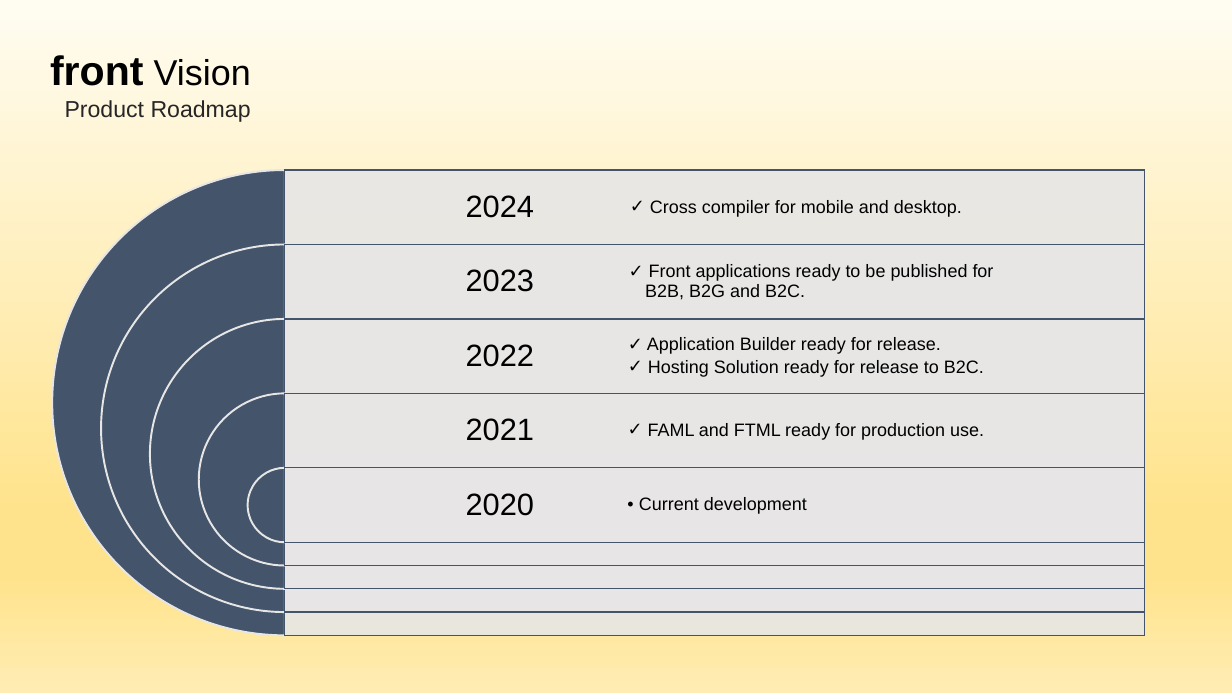
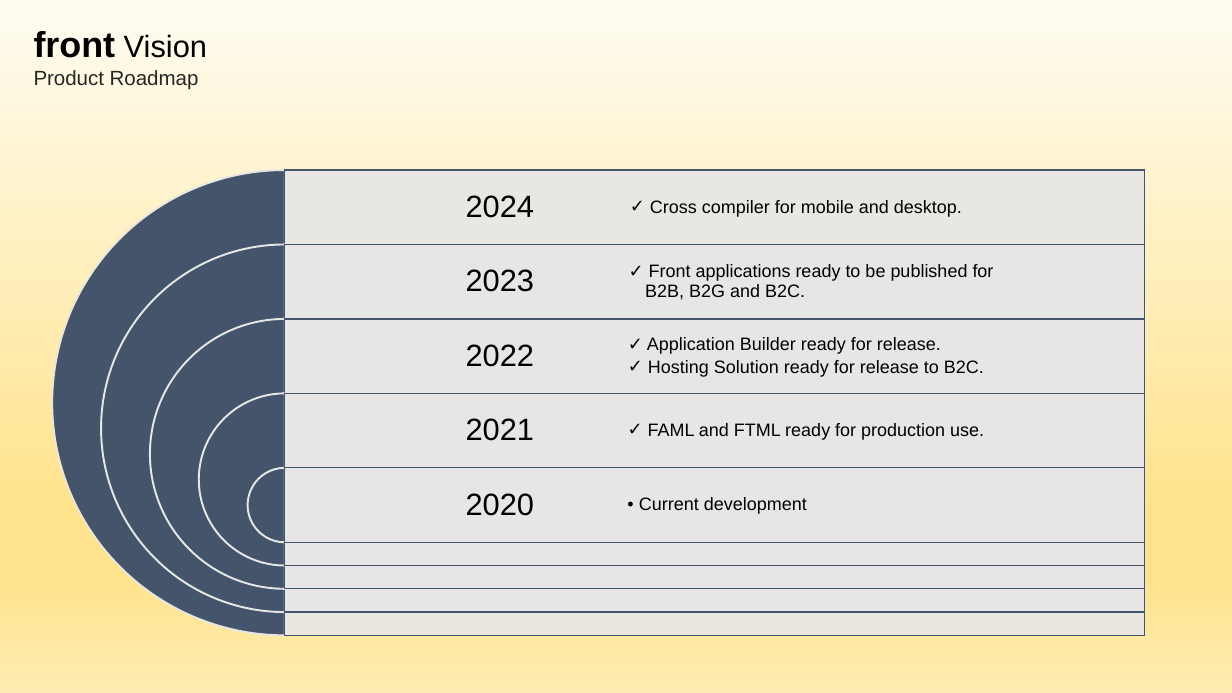
Before and after one commit to aleptra/front, a slide deck: slide 11 of _front.pptx (slide 10 before the commit). Drawn at 1232x693 pixels with LibreOffice and Linux fonts; fonts in the diff are those of the drawing. Boxes give left, top, right and bottom in pixels: in the first picture for what was removed or moved away, otherwise in the second. Text is boxed around its words. In the diff, an @@ line names an element or a change of style, - is before the commit and + after.

```diff
--- a/_front.pptx
+++ b/_front.pptx
@@ text at box(34, 31, 207, 90): text changed; size 18 to 16 pt @@
-front Vision
-Product Roadmap
+front Vision
+Product Roadmap
```
Also in this commit, not shown: 16 other slides changed, 2 slides added.
